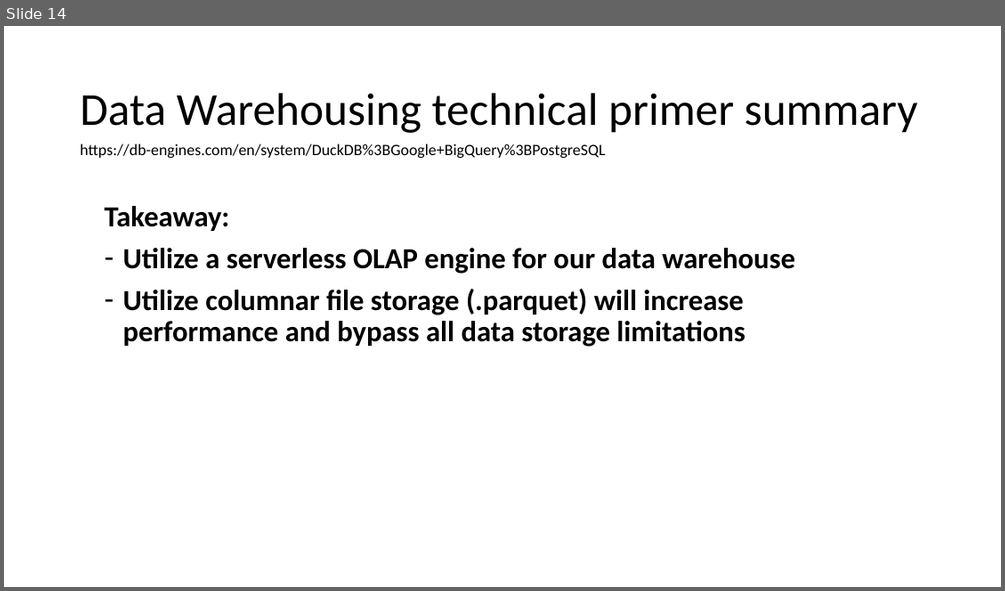
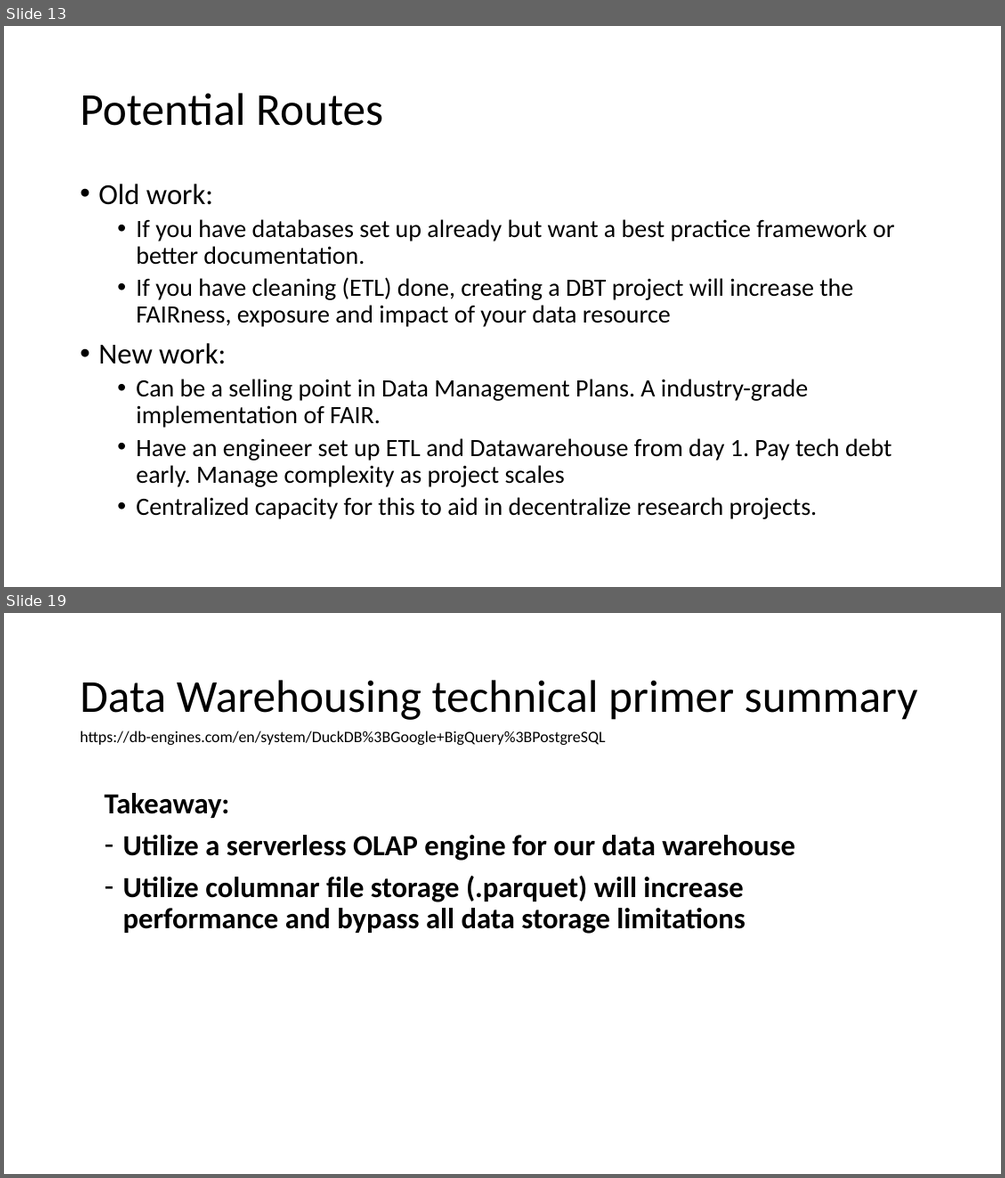
Before and after one commit to federman/hcup-extraction-loading, a slide deck: documents/presentations/2023-04-12 Weekly forum RL.pptx. Shown one above the other, each under a label of ours: slide 14 before the commit, slides 13 and 19 after it; the slides between them are not shown. The pictures are 1005x591 and 1005x1178 pixels, drawn with LibreOffice and Linux fonts; fonts in the diff are those of the drawing. Boxes give left, top, right and bottom in pixels: in the first picture for what was removed or moved away, otherwise in the second. Text is boxed around its words. In the diff, an @@ line names an element or a change of style, - is before the commit and + after.

```diff
--- a/documents/presentations/2023-04-12 Weekly forum RL.pptx
+++ b/documents/presentations/2023-04-12 Weekly forum RL.pptx
@@ slide 13 added at <box>4,26,1001,587</box>, background #FFFFFF @@
@@ title added at <box>80,93,383,126</box>, 44 pt, text #000000 @@
+Potential Routes
@@ text added at <box>98,184,895,519</box>, 24 pt, text #000000 @@
+• Old work:
+  • If you have databases set up already but want a best practice framework or better documentation.
+  • If you have cleaning (ETL) done, creating a DBT project will increase the FAIRness, exposure and impact of your data resource
+• New work:
+  • Can be a selling point in Data Management Plans. A industry-grade implementation of FAIR.
+  • Have an engineer set up ETL and Datawarehouse from day 1. Pay tech debt early. Manage complexity as project scales
+  • Centralized capacity for this to aid in decentralize research projects.
@@ what was slide 14 is now slide 19 @@
```
Also in this commit, not shown: 4 slides changed, 13 other slides added, 4 slides removed.
